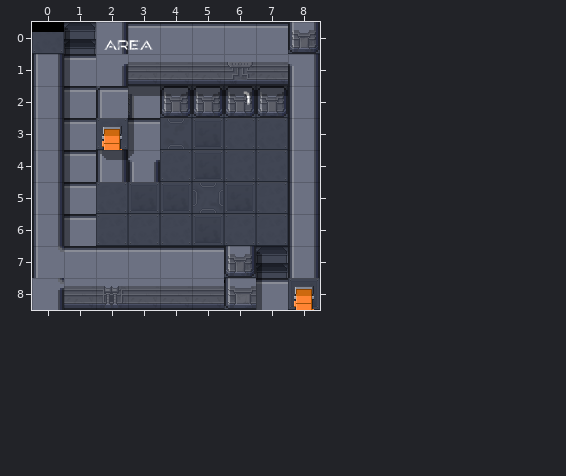
One commit to this Tiled map: cocos/Code/assets/resources/map/map_1-1-H-1.tmx. That is the earlier state.
Cells are 32x32 px. Shown: x 0..8, y 0..8.
New version:
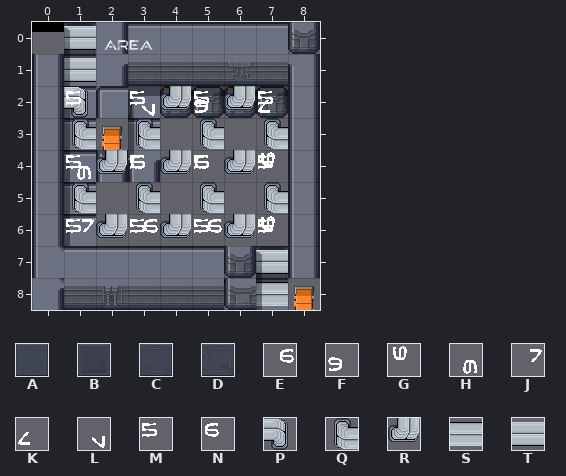
Key: from "proba_scifi": A 112, B 113, C 116, D 117; from "scifi_tileset_02": E 158, F 158 turned 180, G 158 turned 270, H 158 turned 90, J 159, K 159 turned 180, L 159 turned 90, M 167, N 168, P 178, Q 178 turned 180, R 178 turned 90, S 181 turned 270, T 181 turned 90.
_ is an empty cell.
Tiles of an added or newly shown layer are drawn over the layers below it.
Change:
Layer "f":
y 0: x 0 A -> _; x 8 B -> _
y 2: x 4..7 AABB -> ____
y 3: x 2 A -> _; x 4..7 CBAA -> ____
y 4: x 4..7 ABAA -> ____
y 5: x 2..7 ABBDBA -> ______
y 6: x 2..7 AAABAA -> ______
y 7: x 6 A -> _
y 8: x 8 B -> _
Layer "p":
y 0..1: x 1 _ -> T
y 7: x 7 _ -> T
y 8: x 7 _ -> S
Layer "Tile Layer 6" (added):
y 2: x 1 _ -> P; x 3..7 _____ -> LRFRK
y 3: x 1 _ -> Q; x 3 _ -> Q; x 5 _ -> Q; x 7 _ -> Q
y 4: x 1..7 _______ -> HRNRNRG
y 5: x 1 _ -> Q; x 3 _ -> Q; x 5 _ -> Q; x 7 _ -> Q
y 6: x 1..7 _______ -> JRERERG
Layer "Tile Layer 5" (added):
y 2: x 1 _ -> M; x 3 _ -> M; x 5 _ -> M; x 7 _ -> M
y 4: x 1 _ -> M; x 3 _ -> M; x 5 _ -> M; x 7 _ -> M
y 6: x 1 _ -> M; x 3 _ -> M; x 5 _ -> M; x 7 _ -> M
Changed places in both pictures, as pixel boxes (x1, y1, x2, y2):
changed: (32, 26, 320, 310)
